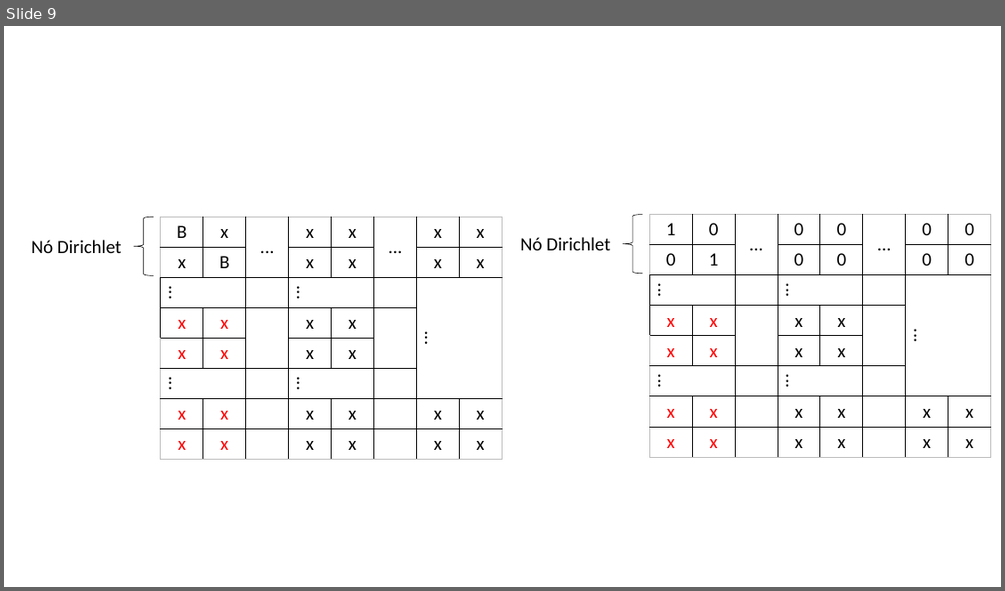
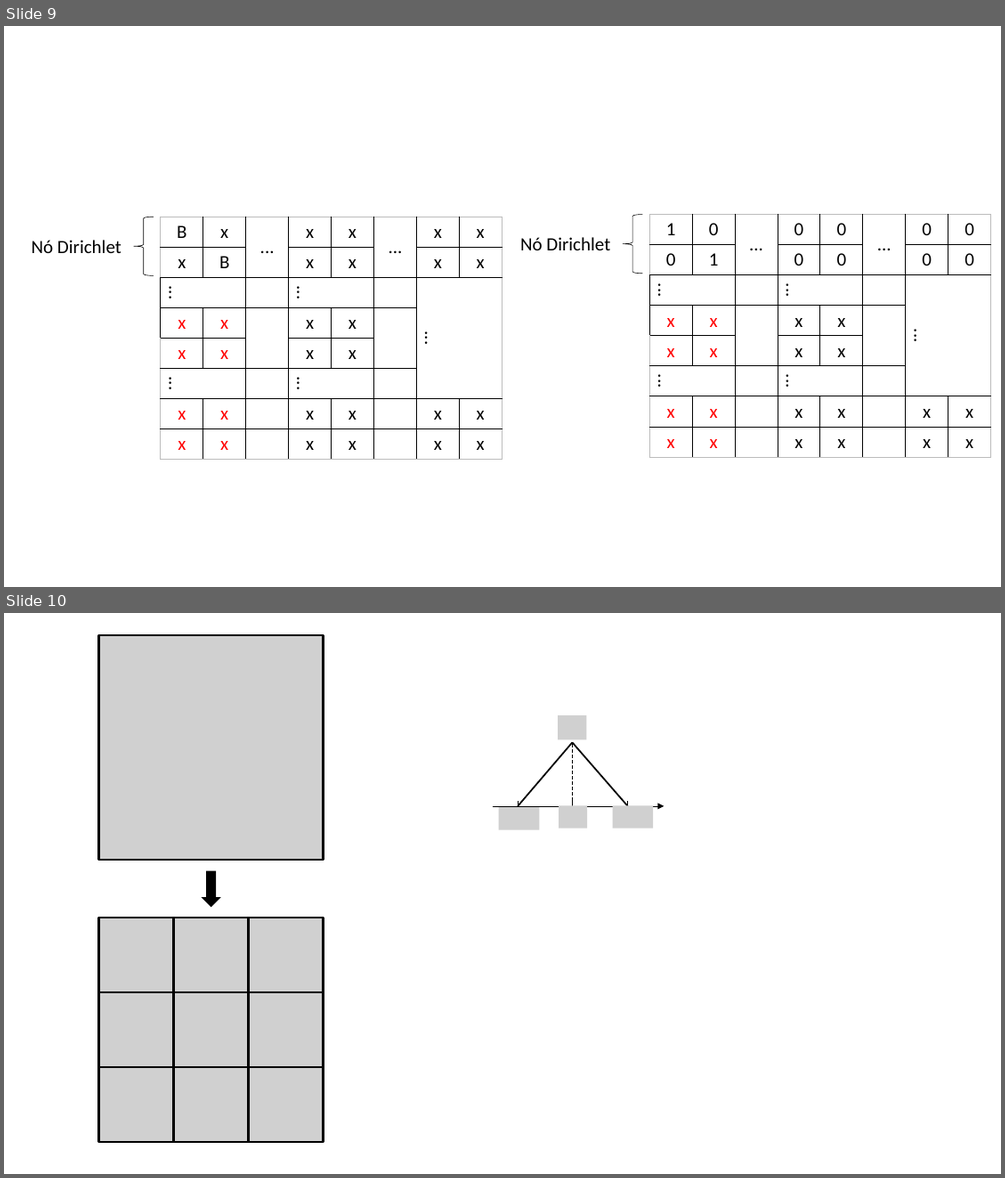
Before and after one commit to mtsodf/TeseMestrado, a slide deck: Outros/MestradoFiguras.pptx. Shown one above the other, each under a label of ours: slide 9 before the commit, slides 9 and 10 after it. The pictures are 1005x591 and 1005x1178 pixels, drawn with LibreOffice and Linux fonts; fonts in the diff are those of the drawing; grey boxes stand for pictures. Boxes give left, top, right and bottom in pixels: in the first picture for what was removed or moved away, otherwise in the second. Text is boxed around its words. In the diff, an @@ line names an element or a change of style, - is before the commit and + after.

```diff
--- a/Outros/MestradoFiguras.pptx
+++ b/Outros/MestradoFiguras.pptx
@@ slide 10 added at bbox=[4, 613, 1001, 1174], background #FFFFFF @@
@@ picture added at bbox=[99, 635, 324, 860] @@
@@ group added at bbox=[493, 715, 664, 830]: 6 lines, 4 pictures, 1 arrow @@
@@ down arrow added at bbox=[202, 872, 219, 907], fill #000000, outline #000000 1 pt @@
@@ picture added at bbox=[99, 917, 324, 1142] @@
@@ line added from (174, 917) to (174, 1142), #000000 2.25 pt @@
@@ line added from (249, 917) to (249, 1142), #000000 2.25 pt @@
@@ line added from (99, 992) to (324, 992), #000000 2.25 pt @@
@@ line added from (99, 1067) to (324, 1067), #000000 2.25 pt @@
```
Also in this commit, not shown: 11 other slides added.
